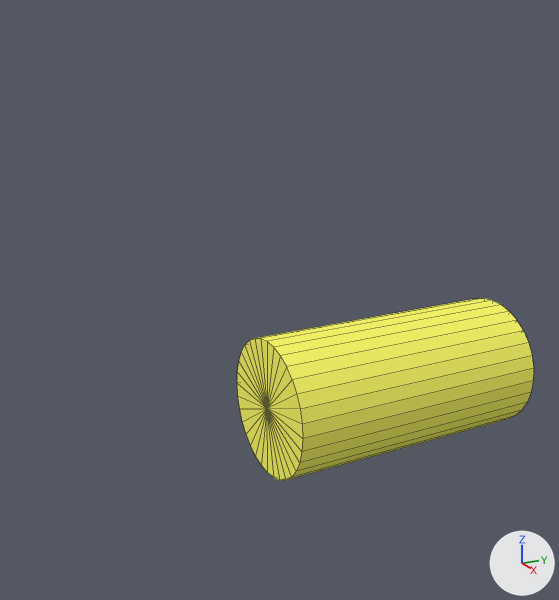
The Blender file media/src/sub.blend as it was, and as the next commit left it.
Before and after are seen from a camera (50 mm lens) standing at (8.79, -6.45, 4.66) and looking at (-1.43, -1.05, 1.05). The axes (+X, +Y, +Z) are drawn at lower right. The lights are the same throughout. Mesh edges are drawn as thin lines.

The older version as bpy lines, for what is in view:
```python
mat_subskin = diffuse_material('SubSkin')
mat_subskin.base_color = (0.977, 0.969, 0.148)  # yellow #fcfb6b
me_cylinder = bpy.data.meshes.new('Cylinder')
me_cylinder.from_pydata(...)  # a 32-sided cylinder along z spanning x -1.0..1.0, y -1.0..1.0, z -2.0..2.0
me_cylinder.materials.append(mat_subskin)  # yellow #fcfb6b
ob_cylinder = bpy.data.objects.new('Cylinder', me_cylinder)
ob_cylinder.location = (0.0, 0.0, 0.0)
ob_cylinder.rotation_euler = (1.571, 0.0, 0.0)  # degrees (90, 0, 0)
```
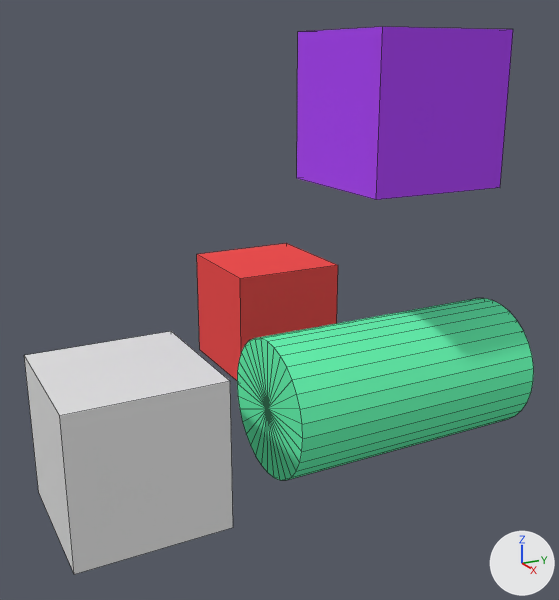
The newer file is also turned or shifted as a whole; pictures and numbers use the older file's frame.

The change, as a diff of the scene's bpy script:
```diff
--- a/media/src/sub.blend.py
+++ b/media/src/sub.blend.py
@@ mat_subskin @@
 mat_subskin = diffuse_material('SubSkin')
-mat_subskin.base_color = (0.977, 0.969, 0.148)  # yellow #fcfb6b
+mat_subskin.base_color = (0.148, 0.977, 0.464)  # green #6bfcb5
@@ mat_material @@
+mat_material = diffuse_material('Material')
+mat_material.base_color = (0.886, 0.0824, 0.0824)  # red #f25151
@@ mat_material_001 @@
+mat_material_001 = diffuse_material('Material.001')
+mat_material_001.base_color = (0.426, 0.0703, 0.919)  # purple #af4bf6
@@ me_cube @@
+me_cube.from_pydata(...)  # a box spanning x -1.0..1.0, y -1.0..1.0, z -1.0..1.0
@@ me_cube_001 @@
+me_cube_001.from_pydata(...)  # a box spanning x -1.0..1.0, y -1.0..1.0, z -1.0..1.0
+me_cube_001.materials.append(mat_material)  # red #f25151
@@ me_cube_002 @@
+me_cube_002.from_pydata(...)  # a box spanning x -1.0..1.0, y -1.0..1.0, z -1.0..1.0
+me_cube_002.materials.append(mat_material_001)  # purple #af4bf6
@@ ob_cube @@
+ob_cube = bpy.data.objects.new('Cube', me_cube)
+ob_cube.location = (0.0, -4.0, 0.0)
+ob_cube.rotation_euler = (0.0, 0.0, 1.571)  # degrees (0, 0, 90)
@@ ob_cube_001 @@
+ob_cube_001 = bpy.data.objects.new('Cube.001', me_cube_001)
+ob_cube_001.location = (-4.0, 0.0, 0.0)
+ob_cube_001.rotation_euler = (0.0, 0.0, 1.571)  # degrees (0, 0, 90)
@@ ob_cube_002 @@
+ob_cube_002 = bpy.data.objects.new('Cube.002', me_cube_002)
+ob_cube_002.location = (0.0, 0.0, 4.0)
+ob_cube_002.rotation_euler = (0.0, 0.0, 1.571)  # degrees (0, 0, 90)
```

Location of each change, [x1, y1, x2, y2] in pixels of the pictures (559 x 600 px):
'Cube', added
    after: [24, 331, 233, 575]
'Cylinder', recoloured (yellow to green)
    both: [237, 298, 534, 480]
'Cube.002', added (purple)
    after: [297, 27, 513, 200]
'Cube.001', added (red)
    after: [197, 243, 338, 381]
